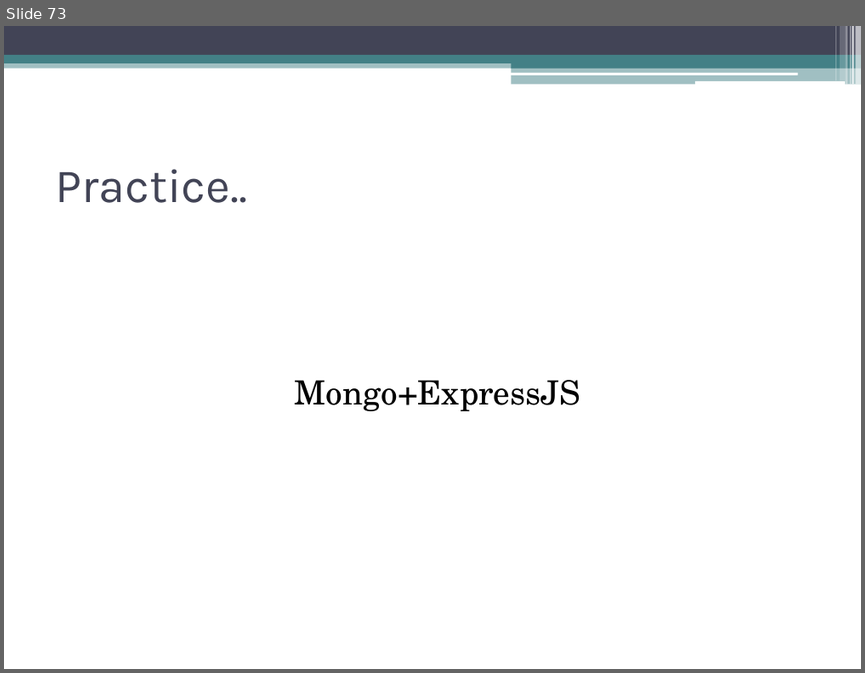
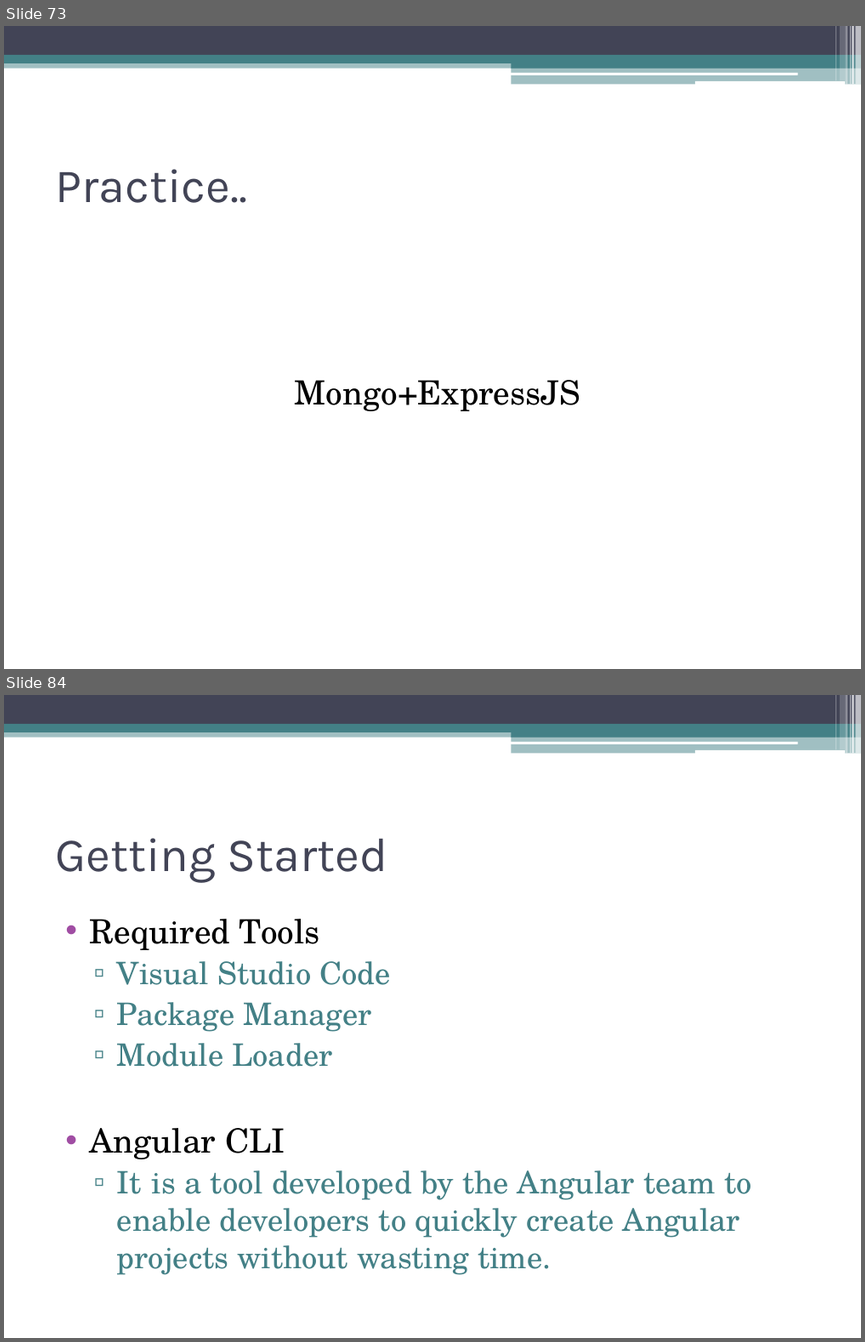
Before and after one commit to akjkhatri/mean_stack, a slide deck: MEAN Stack Workshop.pptx. Shown one above the other, each under a label of ours: slide 73 before the commit, slides 73 and 84 after it; the slides between them are not shown. The pictures are 865x673 and 865x1342 pixels, drawn with LibreOffice and Linux fonts; fonts in the diff are those of the drawing. Boxes give left, top, right and bottom in pixels: in the first picture for what was removed or moved away, otherwise in the second. Text is boxed around its words. In the diff, an @@ line names an element or a change of style, - is before the commit and + after.

Commit message:
updated with angular

```diff
--- a/MEAN Stack Workshop.pptx
+++ b/MEAN Stack Workshop.pptx
@@ slide 84 added at (x1=4, y1=695, x2=861, y2=1338), background #FFFFFF; not listed: 13 template elements that a slide beside it also shows @@
@@ title added at (x1=55, y1=838, x2=387, y2=882), 40 pt, text #424456 @@
+Getting Started
@@ text added at (x1=90, y1=919, x2=752, y2=1275), 26 pt, text #438086 @@
+• Required Tools
+  ▫ Visual Studio Code
+  ▫ Package Manager
+  ▫ Module Loader
+• Angular CLI
+  ▫ It is a tool developed by the Angular team to enable developers to quickly create Angular projects without wasting time.
```
Also in this commit, not shown: 29 other slides added.
